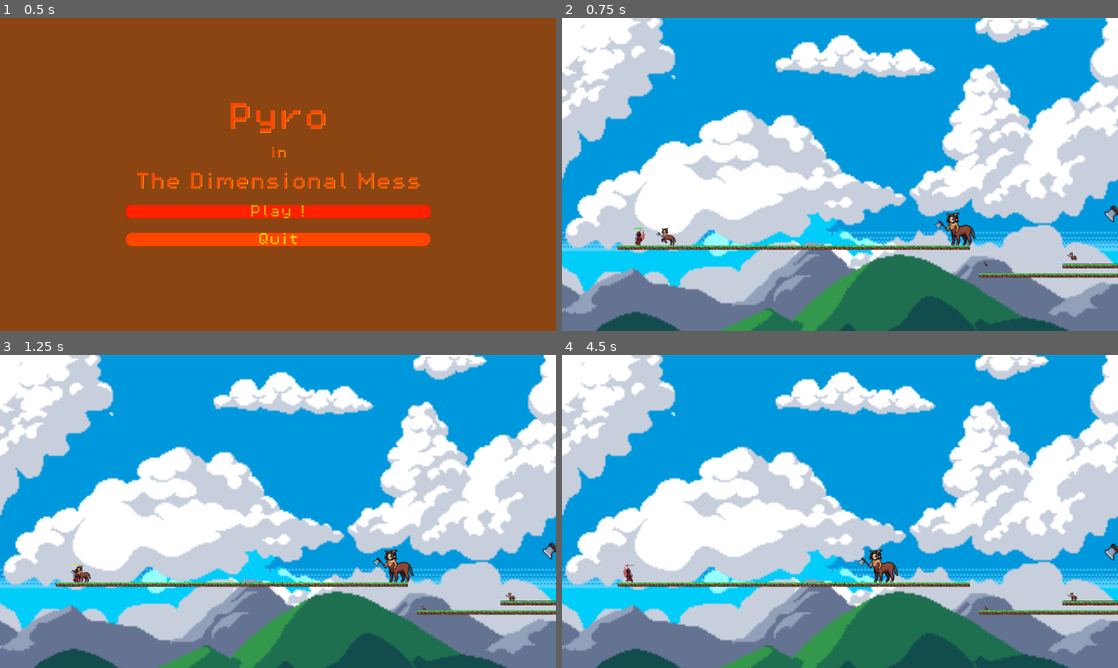
Above: before the commit, frames 1-4 (two rows, left to right).
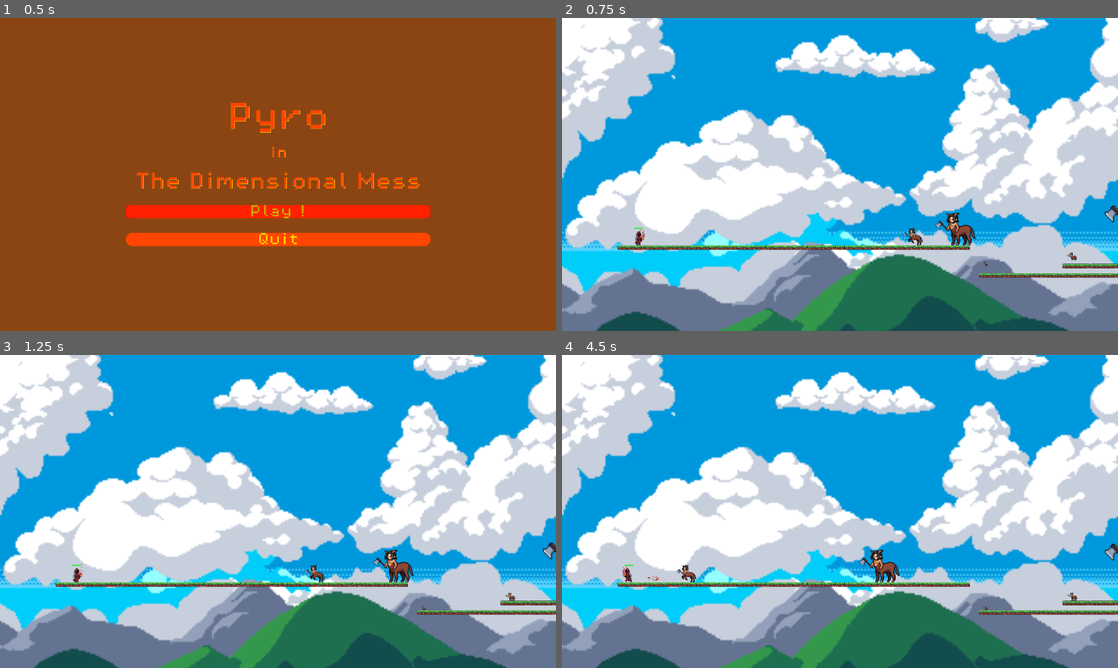
Above: after the commit, the same moments.

Repository: Ezveus/pyro_dimensional_mess
Game: Godot game, scene res://Scenes/Screens/StartScreen/start_screen.tscn
Same seed, same stepped clock (60 frames per second), same inputs: the game is played once before the commit and once after it.
Inputs:
- Up to frame 1 (0.5 s): no input
- Up to frame 2 (0.75 s): click "Play !" at 0.5 s
- Up to frame 3 (1.25 s): no input
- Up to frame 4 (4.5 s): hold Right (move_right) 1.28-2.78 s; tap Shift (cast) every 0.75 s from 1.35 to 4.35 s; tap Space (jump) at 1.52, 2.27, 3.77 s; hold Left (move_left) from 2.78 s (still down)

Frame 1 is identical in both runs. In frame 2, 0.2% of the frame differs, in the area x 17-65%, y 67-73%; in frame 3, 0.2%; in frame 4, 0.5%, in the area x 10-61%, y 62-73%.

Commit message:
system: Mutualize size enums and utilities

Diff:
--- a/Scenes/Levels/level_1/level_1.tscn
+++ b/Scenes/Levels/level_1/level_1.tscn
@@ -772,7 +772,6 @@
 
 [node name="Pyromancer" parent="." instance=ExtResource("5_l7frl")]
 position = Vector2(265, 1473)
-debug = true
 
 [node name="Camera2D" type="Camera2D" parent="Pyromancer"]
 offset = Vector2(2.08165e-12, 2.08165e-12)
@@ -806,6 +805,6 @@
 size_level = 0
 
 [node name="Centaur5" parent="." instance=ExtResource("10_x45yo")]
-position = Vector2(387, 1458)
+position = Vector2(1248, 1459)
 
 [connection signal="dead" from="Pyromancer" to="." method="_on_pyromancer_dead"]
--- a/Scenes/Utils/Mob/mob.gd
+++ b/Scenes/Utils/Mob/mob.gd
@@ -12,19 +12,13 @@
 	DYING
 }
 
-enum SizeLevel {
-	XS,
-	S,
-	M,
-	L,
-	XL
-}
+const SizeUtils = preload('res://Scenes/Utils/Size/size_utils.gd')
 
 @onready var animated_sprite: AnimatedSprite2D = $AnimatedSprite2D
 @onready var hurt_box: Area2D = $Hurtbox
 @onready var attack_cooldown_timer: Timer = $AttackCooldownTimer
 
-@export var size_level: SizeLevel = SizeLevel.M
+@export var size_level: Enums.SizeLevel = Enums.SizeLevel.M
 
 @export var debug = false
 
@@ -78,34 +72,10 @@
 			return ''
 
 func size_level_as_string() -> String:
-	match size_level:
-		SizeLevel.XS:
-			return 'XS'
-		SizeLevel.S:
-			return 'S'
-		SizeLevel.M:
-			return 'M'
-		SizeLevel.L:
-			return 'L'
-		SizeLevel.XL:
-			return 'XL'
-		_:
-			return 'M'
+	return SizeUtils.size_level_as_string(size_level)
 
 func size() -> float:
-	match size_level:
-		SizeLevel.XS:
-			return 0.25
-		SizeLevel.S:
-			return 0.5
-		SizeLevel.M:
-			return 1
-		SizeLevel.L:
-			return 2
-		SizeLevel.XL:
-			return 4
-		_:
-			return 1
+	return SizeUtils.size(size_level)
 
 func update_state():
 	pass
--- /dev/null
+++ b/Scenes/Utils/Size/size_utils.gd
@@ -0,0 +1,31 @@
+extends Object
+
+static func size_level_as_string(size_level: Enums.SizeLevel) -> String:
+	match size_level:
+		Enums.SizeLevel.XS:
+			return 'XS'
+		Enums.SizeLevel.S:
+			return 'S'
+		Enums.SizeLevel.M:
+			return 'M'
+		Enums.SizeLevel.L:
+			return 'L'
+		Enums.SizeLevel.XL:
+			return 'XL'
+		_:
+			return 'M'
+
+static func size(size_level: Enums.SizeLevel) -> float:
+	match size_level:
+		Enums.SizeLevel.XS:
+			return 0.25
+		Enums.SizeLevel.S:
+			return 0.5
+		Enums.SizeLevel.M:
+			return 1
+		Enums.SizeLevel.L:
+			return 2
+		Enums.SizeLevel.XL:
+			return 4
+		_:
+			return 1
--- /dev/null
+++ b/Scenes/Utils/enums.gd
@@ -0,0 +1,10 @@
+extends Object
+
+class_name Enums
+enum SizeLevel {
+	XS,
+	S,
+	M,
+	L,
+	XL
+}
